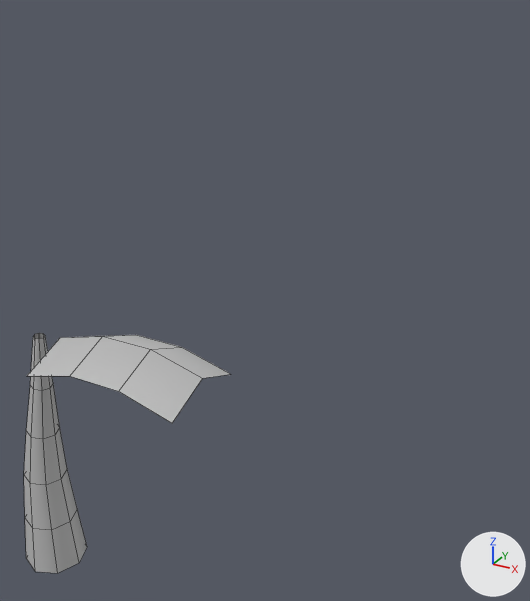
What one commit did to the FBX model Assets/Art/Environment_Art/Modules/PalmTree/PalmTree_low.fbx.
Before and after are seen from a camera (50 mm lens) standing at (6.13, -5.37, 7.03) and looking at (1.8, 2.5, 3.09). Every picture has the same lights, and +X, +Y and +Z are marked at lower right. Mesh edges are drawn as thin lines. Where no turn or scale is listed for an object, it has been applied to the vertices.

Names of what the first picture shows: 'leaf', 'stem'.
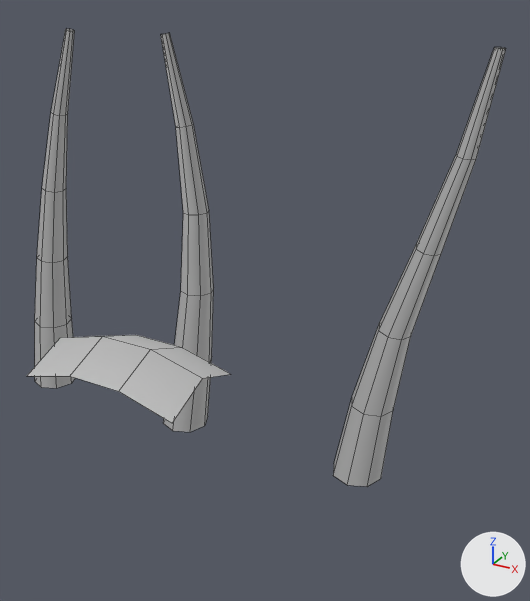
The newer file is also turned or shifted as a whole; pictures and numbers use the older file's frame.

Pixel boxes (x1, y1, x2, y2) of what changed, in the pictures (530 x 601 px):
'stem1', added: after (333, 47, 506, 486)
'steam', added: after (161, 33, 214, 432)
'stem', deleted: before (24, 333, 87, 573)
'stem2', added: after (35, 29, 75, 388)

The edits, one by one:
Mesh me_mesh_1 is new.
It has 48 vertices, 40 faces and spans x -0.35..0.66, y -0.39..0.39, z 0.0..6.33.
It uses material mat_lambert1 (grey #bcbcbc).
Mesh me_mesh_003 is new.
It has 48 vertices, 40 faces and spans x -0.35..1.35, y -0.39..0.39, z 0.0..6.33.
It uses material mat_lambert1 (grey #bcbcbc).
Mesh me_mesh_002 is new.
It has 48 vertices, 40 faces and spans x -0.35..1.5, y -0.39..0.39, z 0.0..6.3.
It uses material mat_lambert1 (grey #bcbcbc).
Object 'stem' (ob_stem) is deleted.
Object 'steam' (ob_steam) is new; it shows me_mesh_1.
Its location is (-0.37, 3.5, 0.0).
Object 'stem2' (ob_stem2) is new; it shows me_mesh_003.
Its location is (-3.37, 3.5, 0.0).
Object 'stem1' (ob_stem1) is new; it shows me_mesh_002.
Its location is (2.8, 3.58, 0.0).
